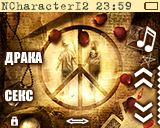
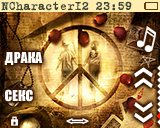
Revision of a layered 160 x 128 image; what changed, layer by layer:
painted on "status line" over [1,1,132,11]
showed "mark", painted on it over [157,113,160,119]
added layer "scale" in group "volume" over [153,113,160,128]
renamed "scale" to "scale src", hid it over [157,113,160,125]
